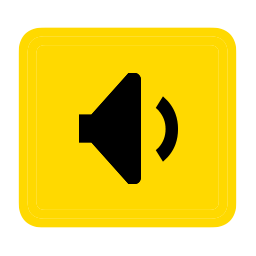
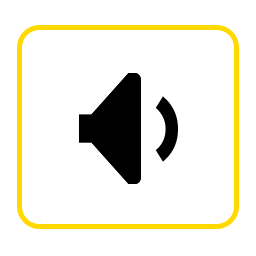
Two versions of the same layered image (256px x 256px). Layer-by-layer changes:
added layer "Rectangle 1" above "Layer 1" over 17, 25, 239, 229
hid "Layer 1" over 17, 25, 239, 229
hid "Vector Smart Object" (3rd of 3) over 18, 27, 237, 228
